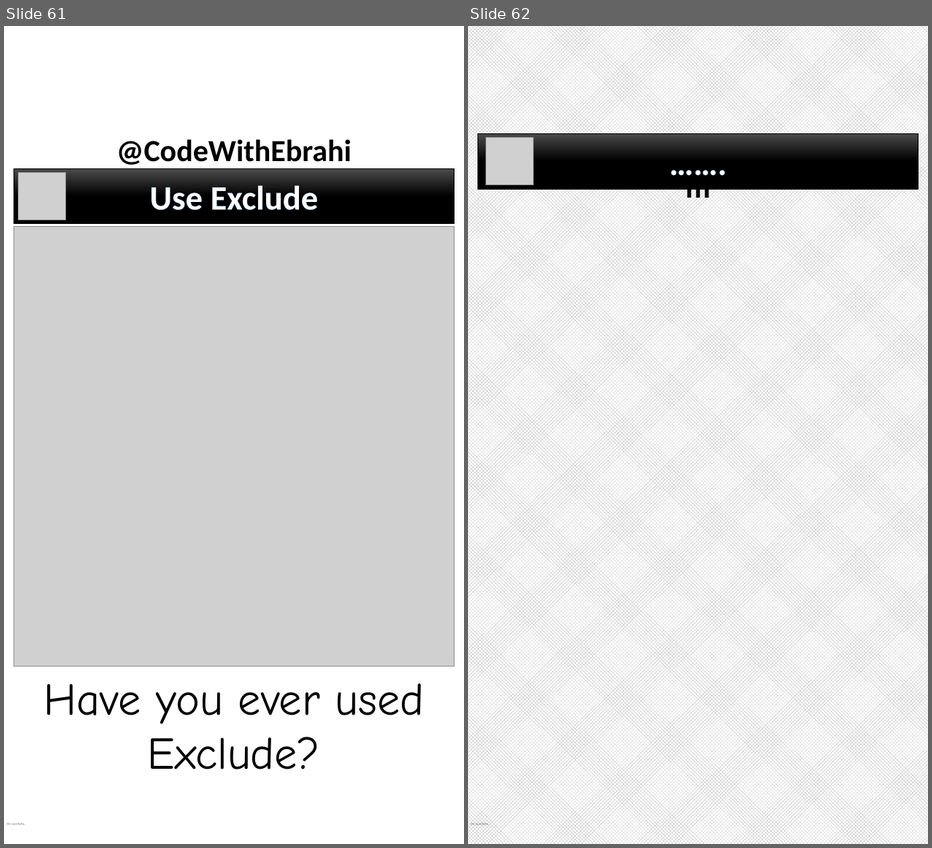
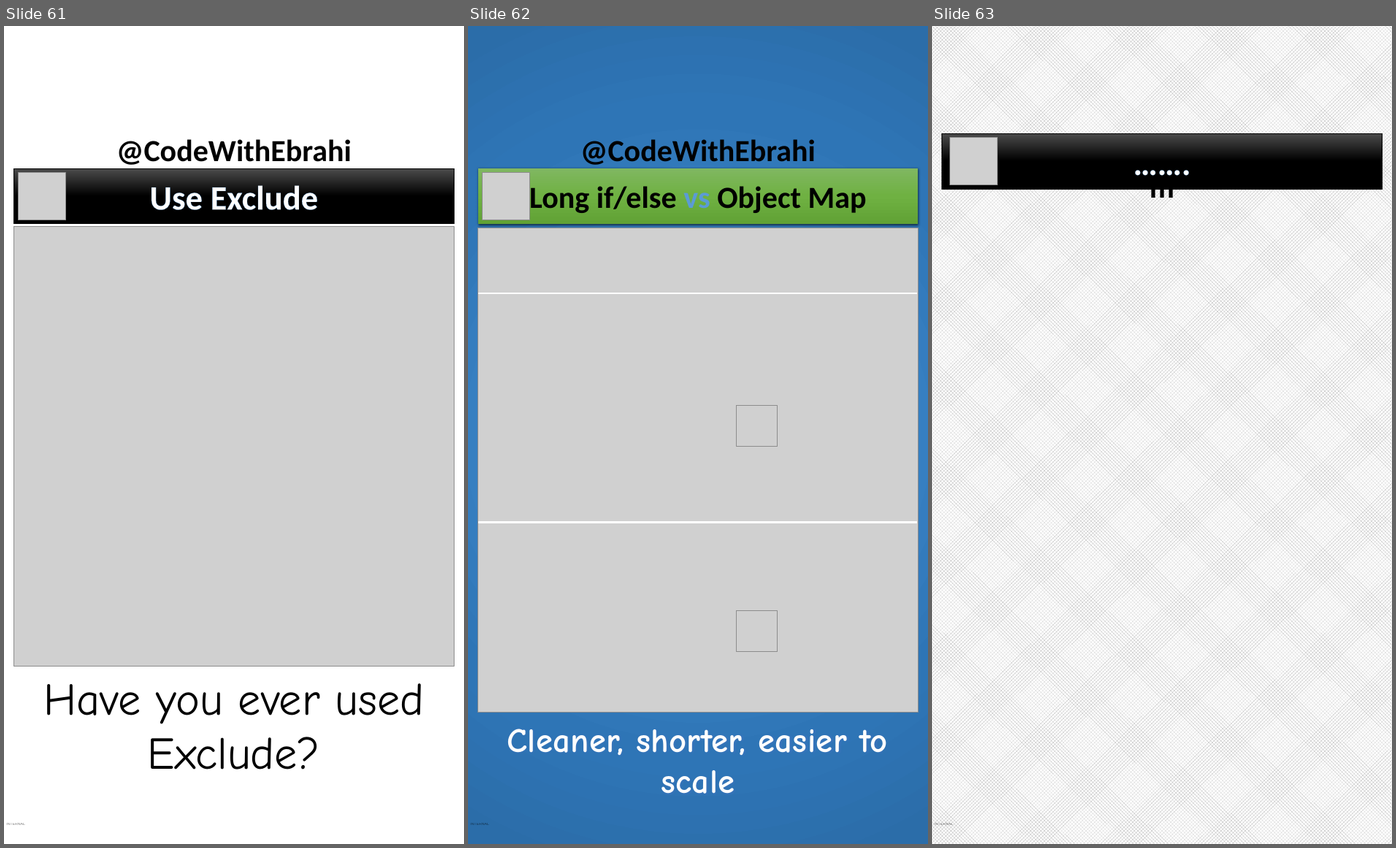
Before and after one commit to ebrahimsalehi1/python_codes, a slide deck: assets/images.pptx. Shown side by side, each under a label of ours: slides 61 and 62 before the commit, slides 61, 62 and 63 after it. The pictures are 932x848 and 1396x848 pixels, drawn with LibreOffice and Linux fonts; fonts in the diff are those of the drawing; grey boxes stand for pictures; background and template pictures are left out. Boxes give left, top, right and bottom in pixels: in the first picture for what was removed or moved away, otherwise in the second. Text is boxed around its words. In the diff, an @@ line names an element or a change of style, - is before the commit and + after.

```diff
--- a/assets/images.pptx
+++ b/assets/images.pptx
@@ slide 62 added at [468, 26, 928, 844], background gradient #408BCE to #2E75B6 to #2B6DA9; not listed: 2 template elements that a slide beside it also shows @@
@@ rectangle added at [477, 168, 918, 223], fill gradient #81B861 to #6FB242 to #62A336, 54 pt, text #000000, bold @@
+Long if/else vs Object Map
@@ picture added at [483, 172, 530, 219] @@
@@ picture added at [477, 228, 918, 712] @@
@@ line added from (479, 293) to (917, 293), #FFFFFF 3 pt @@
@@ picture added at [736, 406, 777, 446] @@
@@ line added from (479, 522) to (917, 522), #FFFFFF 3 pt @@
@@ picture added at [736, 610, 777, 651] @@
@@ text added at [507, 728, 888, 793], 60 pt, text #FEFEFE, bold @@
+Cleaner, shorter, easier to scale
@@ what was slide 62 is now slide 63 @@
```
Also in this commit, not shown: 3 other files.
